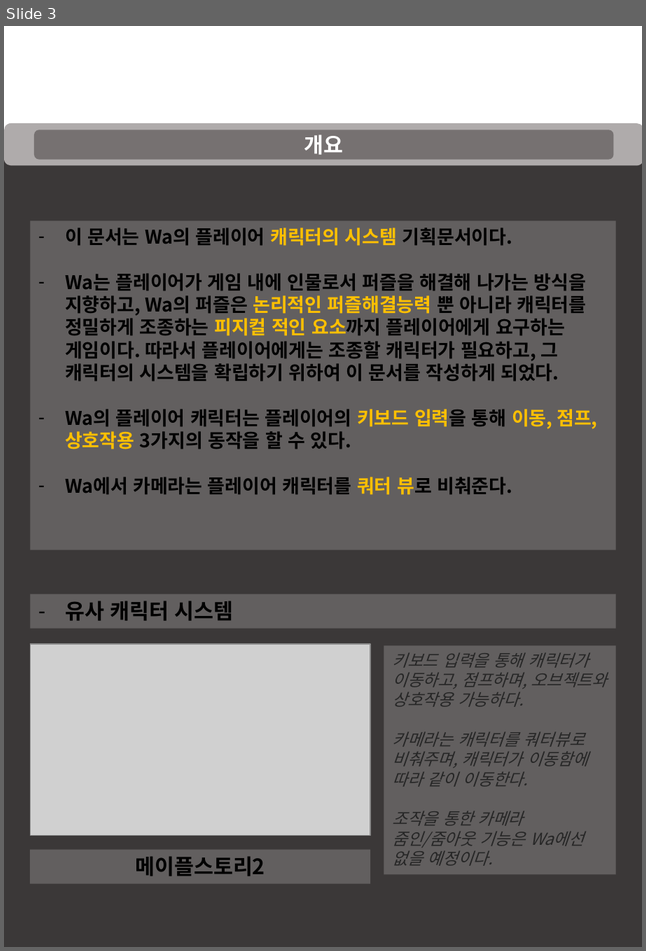
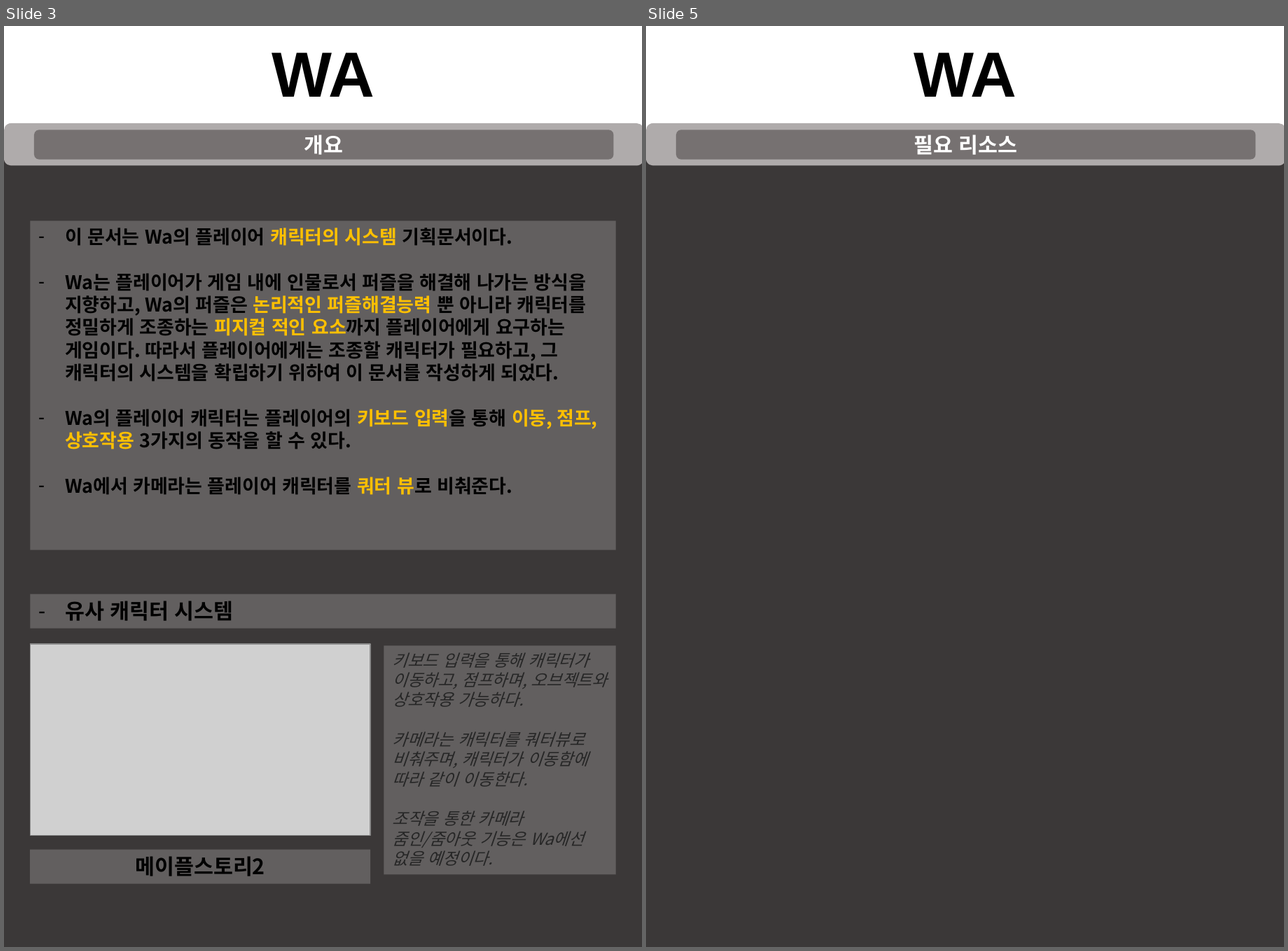
Before and after one commit to taeseongeom/WA, a slide deck: 기획서/신버전/캐릭터시스템.pptx. Shown side by side, each under a label of ours: slide 3 before the commit, slides 3 and 5 after it; the slides between them are not shown. The pictures are 646x951 and 1288x951 pixels, drawn with LibreOffice and Linux fonts; fonts in the diff are those of the drawing; grey boxes stand for pictures. Boxes give left, top, right and bottom in pixels: in the first picture for what was removed or moved away, otherwise in the second. Text is boxed around its words. In the diff, an @@ line names an element or a change of style, - is before the commit and + after.

```diff
--- a/기획서/신버전/캐릭터시스템.pptx
+++ b/기획서/신버전/캐릭터시스템.pptx
@@ slide 5 added at bbox=[646, 26, 1284, 947], background #FFFFFF @@
@@ text added at bbox=[913, 53, 1016, 97], 54 pt, text #000000, bold @@
+WA
@@ rectangle added at bbox=[646, 130, 1284, 946], fill #3B3838 @@
@@ rounded rectangle added at bbox=[646, 123, 1284, 165], fill #AFABAB @@
@@ rounded rectangle added at bbox=[676, 130, 1255, 160], fill #767171, 18 pt, text #FFFFFF, bold @@
+필요 리소스
@@ slide 3 changed as well @@
@@ text added at bbox=[271, 53, 374, 97], 54 pt, text #000000, bold @@
+WA
```
Also in this commit, not shown: 10 other slides changed, 2 other slides added, 1 slide removed.
